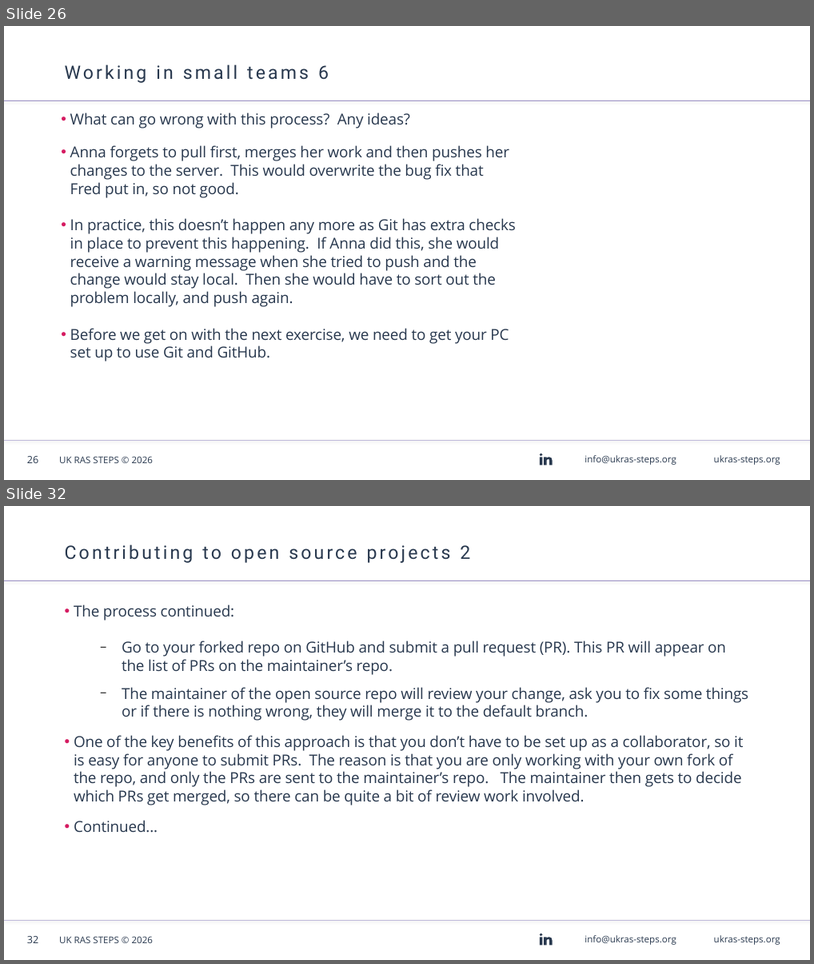
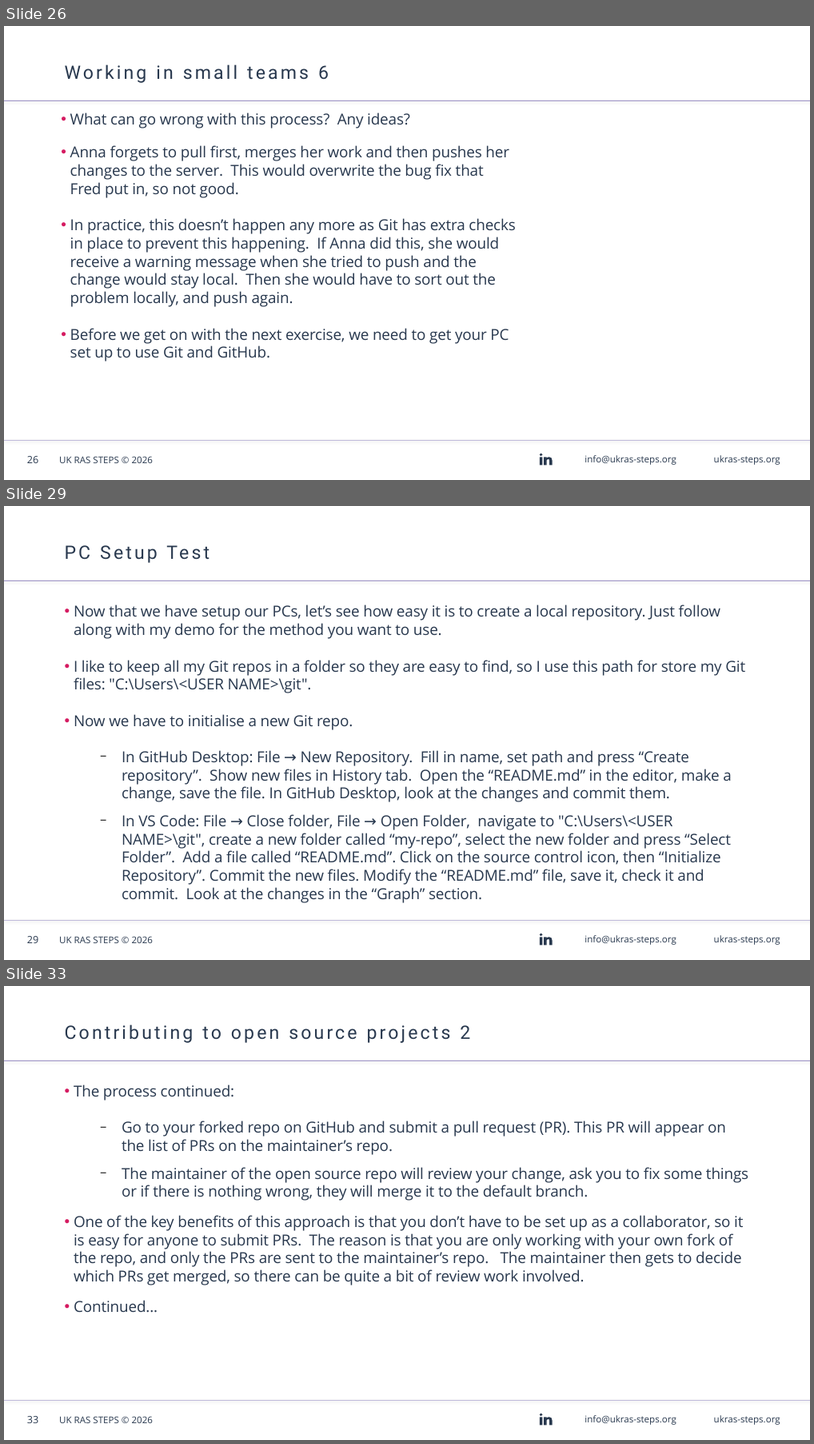
Before and after one commit to AndyBlightLeeds/git-github-workshop, a slide deck: presentation/Git & GitHub Workshop - Windows.odp. Shown one above the other, each under a label of ours: slides 26 and 32 before the commit, slides 26, 29 and 33 after it; the slides between them are not shown. The pictures are 814x964 and 814x1444 pixels, drawn with LibreOffice and Linux fonts; fonts in the diff are those of the drawing; background and template pictures are left out. Boxes give left, top, right and bottom in pixels: in the first picture for what was removed or moved away, otherwise in the second. Text is boxed around its words. In the diff, an @@ line names an element or a change of style, - is before the commit and + after.

```diff
--- a/presentation/Git & GitHub Workshop - Windows.odp
+++ b/presentation/Git & GitHub Workshop - Windows.odp
@@ slide 29 added at (4,506,810,960), background #FFFFFF; not listed: 7 template elements that a slide beside it also shows @@
@@ title added at (65,506,626,563), 22 pt, text #28384E @@
+PC Setup Test
@@ text added at (74,604,746,903), 18 pt, text #28384E @@
+• Now that we have setup our PCs, let’s see how easy it is to create a local repository. Just follow along with my demo for the method you want to use.
+• I like to keep all my Git repos in a folder so they are easy to find, so I use this path for store my Git files: "C:\Users\<USER NAME>\git".
+• Now we have to initialise a new Git repo.
+  − In GitHub Desktop: File → New Repository. Fill in name, set path and press “Create repository”. Show new files in History tab. Open the “README.md” in the editor, make a change, save the file. In GitHub Desktop, look at the changes and commit them.
+  − In VS Code: File → Close folder, File → Open Folder, navigate to "C:\Users\<USER NAME>\git", create a new folder called “my-repo”, select the new folder and press “Select Folder”. Add a file called “README.md”. Click on the source control icon, then “Initialize Repository”. Commit the new files. Modify the “README.md” file, save it, check it and commit. Look at the changes in the “Graph” section.
@@ what was slide 32 is now slide 33 @@
@@ page number at (27,1416,38,1423): text changed @@
-32
+33
```
Also in this commit, not shown: 10 slides changed, 1 other slide added, 1 slide removed, 1 other file.
